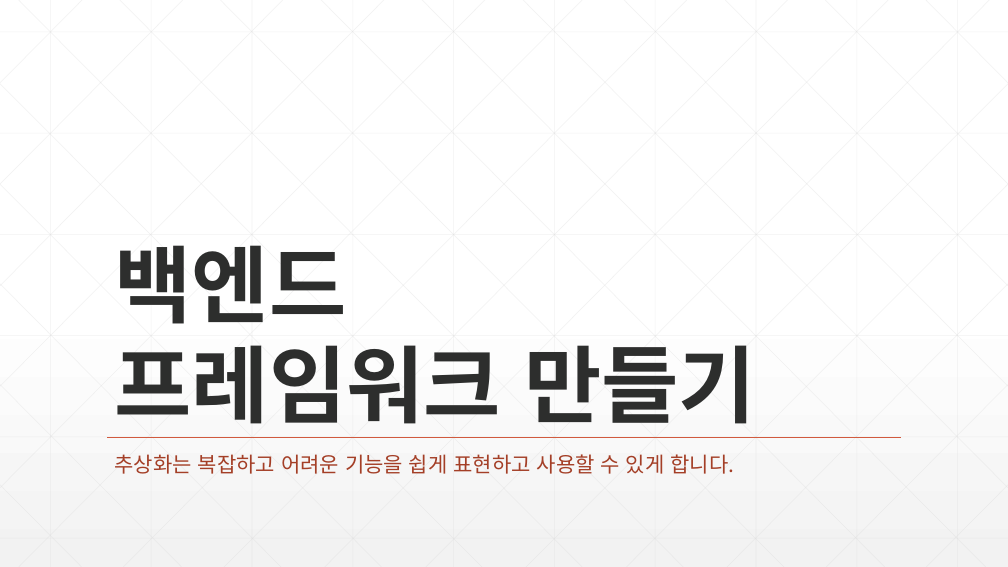
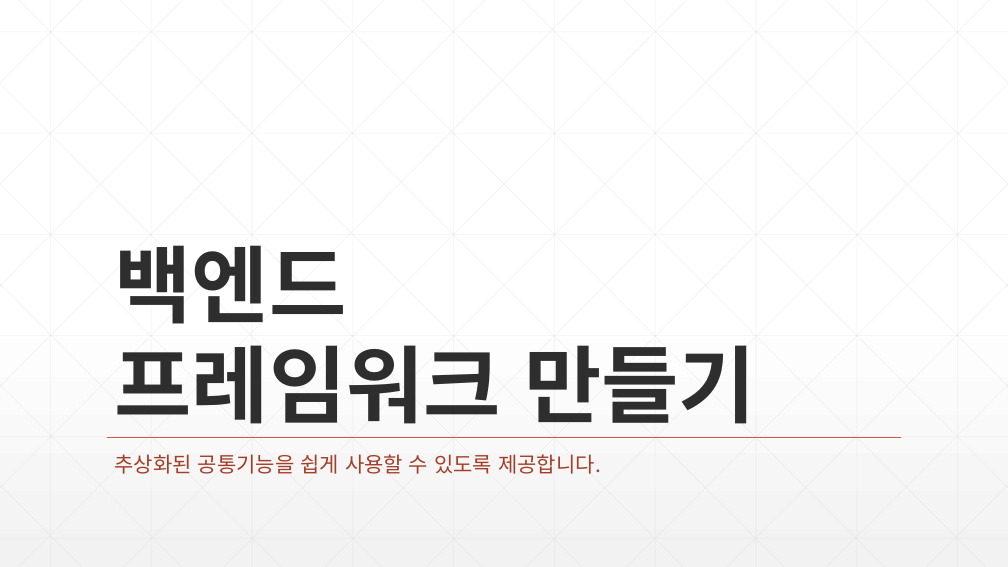
Before and after one commit to zeroshift01/code5, a slide deck: slide 1 of inflearn02/doc/교재.pptx. Drawn at 1008x567 pixels with LibreOffice and Linux fonts; fonts in the diff are those of the drawing. Boxes give left, top, right and bottom in pixels: in the first picture for what was removed or moved away, otherwise in the second. Text is boxed around its words. In the diff, an @@ line names an element or a change of style, - is before the commit and + after.

```diff
--- a/inflearn02/doc/교재.pptx
+++ b/inflearn02/doc/교재.pptx
@@ subtitle at (115, 454, 601, 474): text changed @@
-추상화는 복잡하고 어려운 기능을 쉽게 표현하고 사용할 수 있게 합니다.
+추상화된 공통기능을 쉽게 사용할 수 있도록 제공합니다.
```
Also in this commit, not shown: 4 other slides changed, 2 slides added, 1 slide removed.
